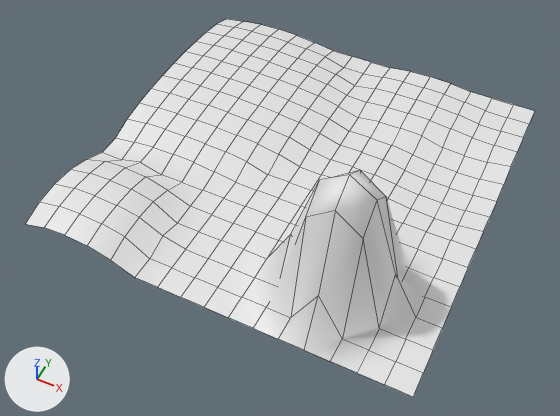
What one commit did to the Blender file gfx/models/terrain/simple/plane.blend.
Rendered twice from a camera (50 mm lens) standing at (6.06, -13.29, 14.68) and looking at (0.29, -1.75, 0.25). The axes (+X, +Y, +Z) are drawn at lower left. The lights are the same throughout. Mesh edges are drawn as thin lines.
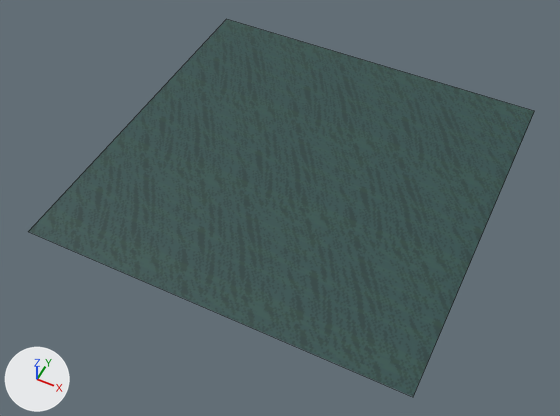
The newer file is also rescaled (x1.378) as a whole; pictures and numbers use the older file's frame.

Patch to the scene script:
```diff
--- a/gfx/models/terrain/simple/plane.blend.py
+++ b/gfx/models/terrain/simple/plane.blend.py
@@ img_diffuse_png @@
+img_diffuse_png = load_image('diffuse.png', 'diffuse.png', 64, 64, 'sRGB')
@@ mat_diffuse @@
+mat_diffuse = principled_material('diffuse')
+mat_diffuse.texture = img_diffuse_png
@@ me_plane @@
 # used by ob_plane; location = (0.0, 0.0, 0.0)
-me_plane.from_pydata(...)  # 289 vertices, 256 faces; spans x -5.02..5.02, y -5.02..5.02, z -0.21..3.74
+me_plane.from_pydata(...)  # 4 vertices, 1 face; spans x -5.02..5.02, y -5.02..5.02, z 0.0
+# me_plane part 1
+# 286 vertices are removed from x -5.02..5.02, y -5.02..5.02, z -0.21..3.74
+# 256 faces are deleted
+# 1 vertex is added at (-5.02, -5.02, 0.0)
+# 1 new face joins them
+# me_plane part 2: the surface is now shaded flat
+me_plane.materials.append(mat_diffuse)  # picture img_diffuse_png
```

Where the change shows, as pixel boxes [x1, y1, x2, y2] in the pictures (560 x 416 px):
'Plane', reshaped: before [26, 19, 534, 397]; after [28, 19, 534, 397]
part 1 of me_plane, cut back: before [26, 19, 534, 397]; after [28, 19, 534, 397]
